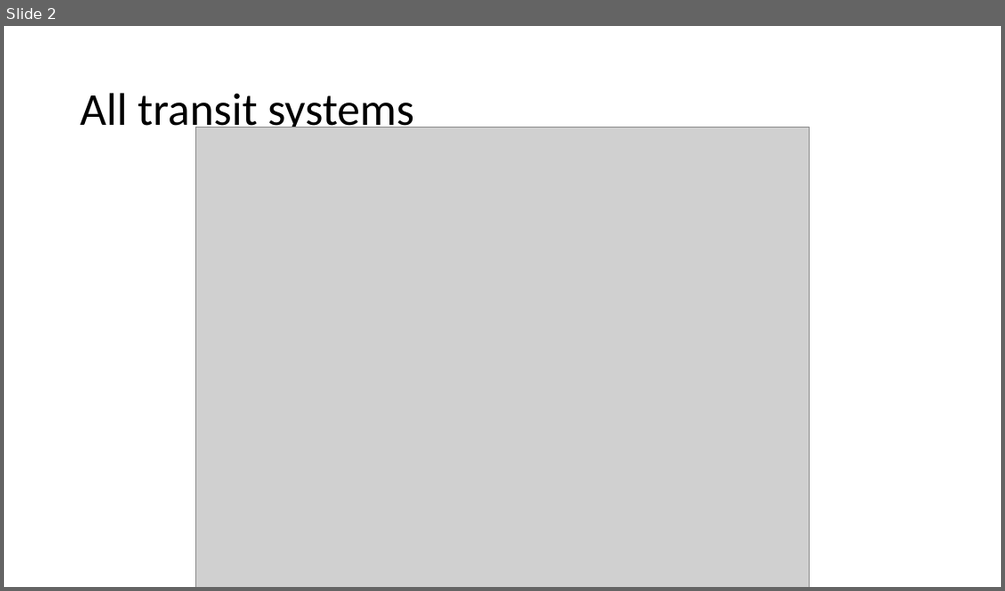
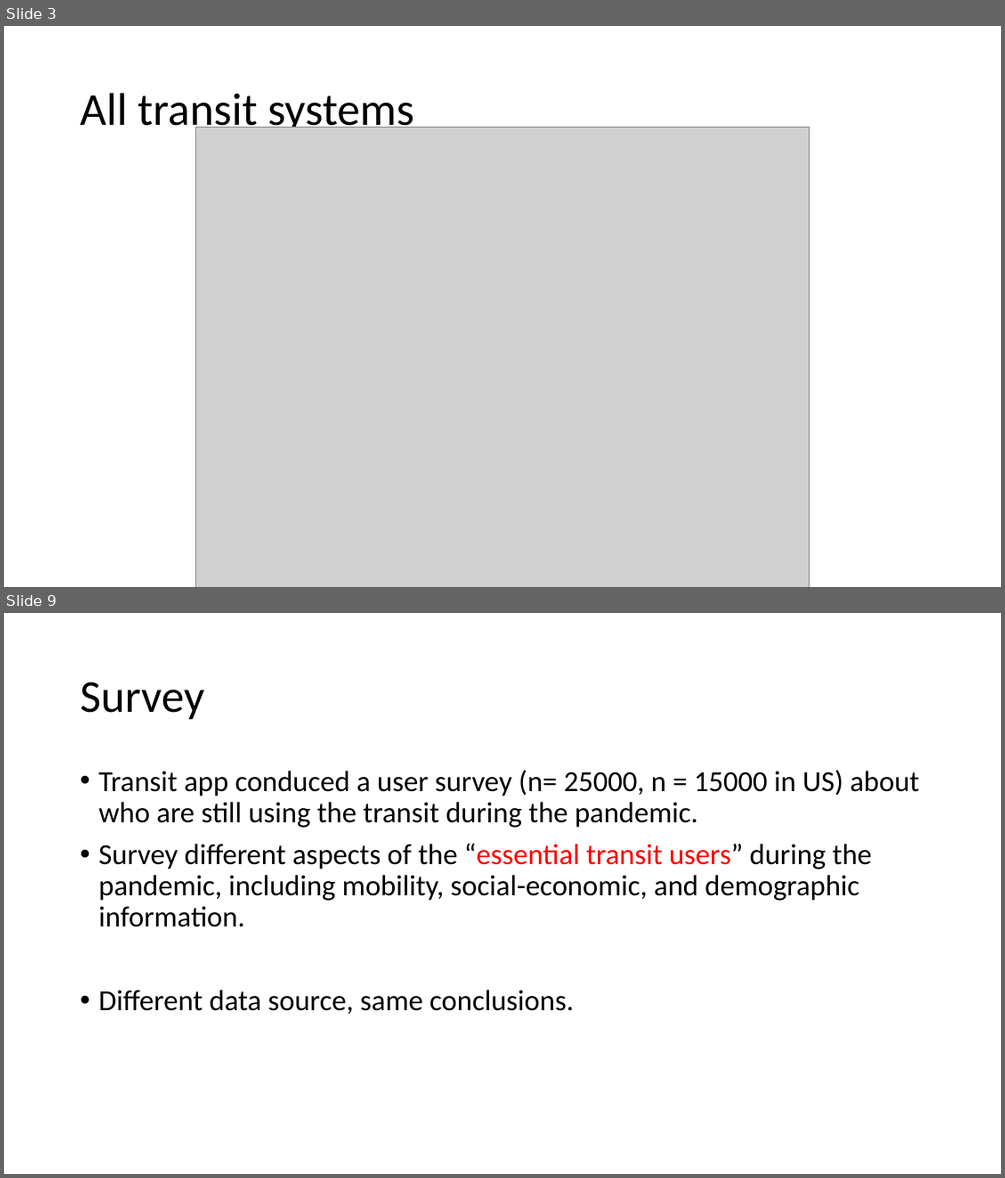
Before and after one commit to luyuliu/COVID-Transit-Demand, a slide deck: doc/pre_results.pptx. Shown one above the other, each under a label of ours: slide 2 before the commit, slides 3 and 9 after it; the slides between them are not shown. The pictures are 1005x591 and 1005x1178 pixels, drawn with LibreOffice and Linux fonts; fonts in the diff are those of the drawing; grey boxes stand for pictures. Boxes give left, top, right and bottom in pixels: in the first picture for what was removed or moved away, otherwise in the second. Text is boxed around its words. In the diff, an @@ line names an element or a change of style, - is before the commit and + after.

```diff
--- a/doc/pre_results.pptx
+++ b/doc/pre_results.pptx
@@ slide 9 added at (4,613,1001,1174), background #FFFFFF @@
@@ title added at (80,682,204,720), 44 pt, text #000000 @@
+Survey
@@ text added at (98,770,919,1013), 28 pt, text #000000 @@
+• Transit app conduced a user survey (n= 25000, n = 15000 in US) about who are still using the transit during the pandemic.
+• Survey different aspects of the “essential transit users” during the pandemic, including mobility, social-economic, and demographic information.
+• Different data source, same conclusions.
@@ what was slide 2 is now slide 3 @@
```
Also in this commit, not shown: 5 slides changed, 10 other slides added, 7 slides removed, 1 other file.
